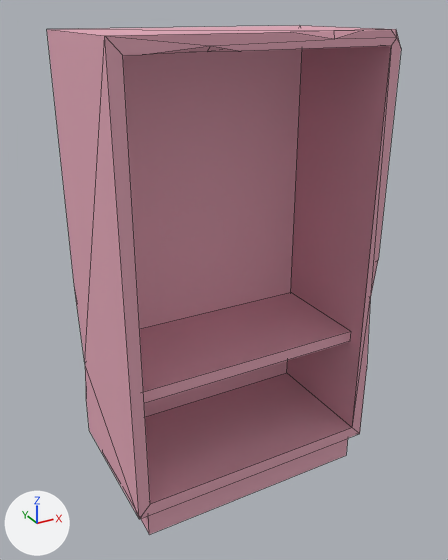
One commit to the FBX model Source/Assets/Meshes/Furniture/Closet.fbx: the scene before it, then after it.
Rendered twice from a camera (50 mm lens) standing at (-1.26, -2.28, 2.13) and looking at (-0.01, -0.02, 1.0). Lighting does not change. The marker at lower left points along +X, +Y and +Z. Mesh edges are drawn as thin lines. Where no turn or scale is listed for an object, it has been applied to the vertices.

Names of what the first picture shows: 'Closet'.
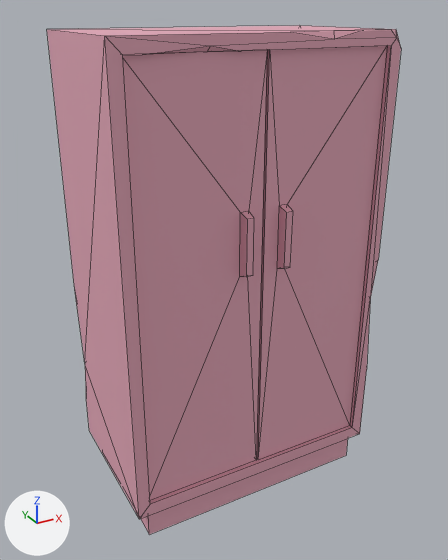
The edits, one by one:
me_mesh_034 is used by ob_closet; location (0.0, 0.0, 0.0).
me_mesh_034 had 52 vertices, 51 faces and spanned x -0.6..0.6, y -0.34..0.34, z 0.0..2.05.
me_mesh_034 now has 84 vertices, 79 faces and spans x -0.6..0.6, y -0.37..0.34, z 0.0..2.05.
me_mesh_034 part 1: a new loose piece of 16 vertices spanning x 0.0..0.55, y -0.37..-0.27, z 0.2..1.99, in mat_mat_main (pink #e7a9ba).
me_mesh_034 part 2: a new loose piece of 16 vertices spanning x -0.55..0.0, y -0.37..-0.27, z 0.2..1.99, in mat_mat_main (pink #e7a9ba).

Pixel boxes (x1, y1, x2, y2) of what changed, in the pictures (448 x 560 px):
part 1 of me_mesh_034, added
    after: (256, 46, 387, 460)
part 2 of me_mesh_034, added
    after: (123, 50, 267, 500)
